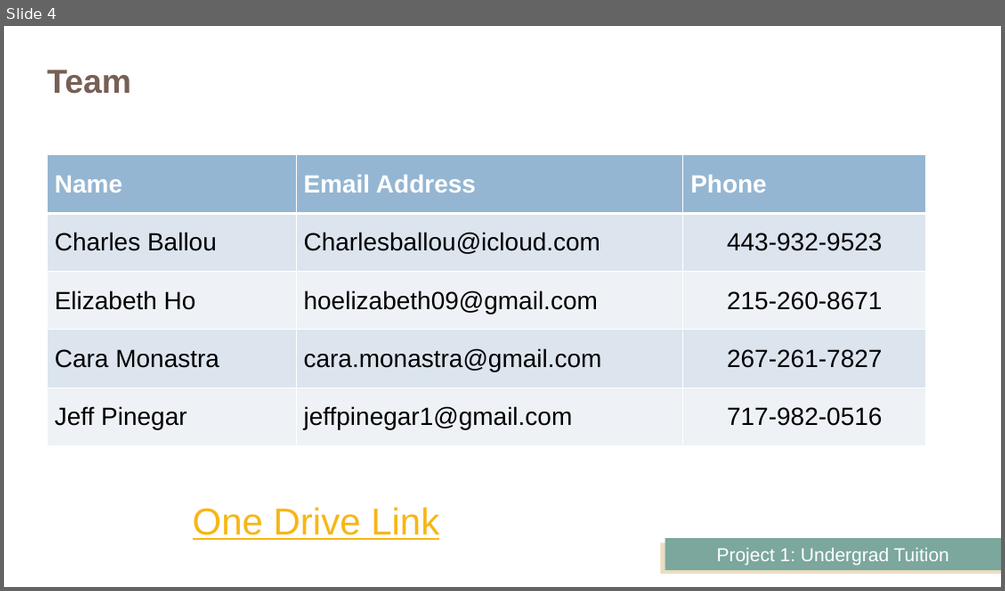
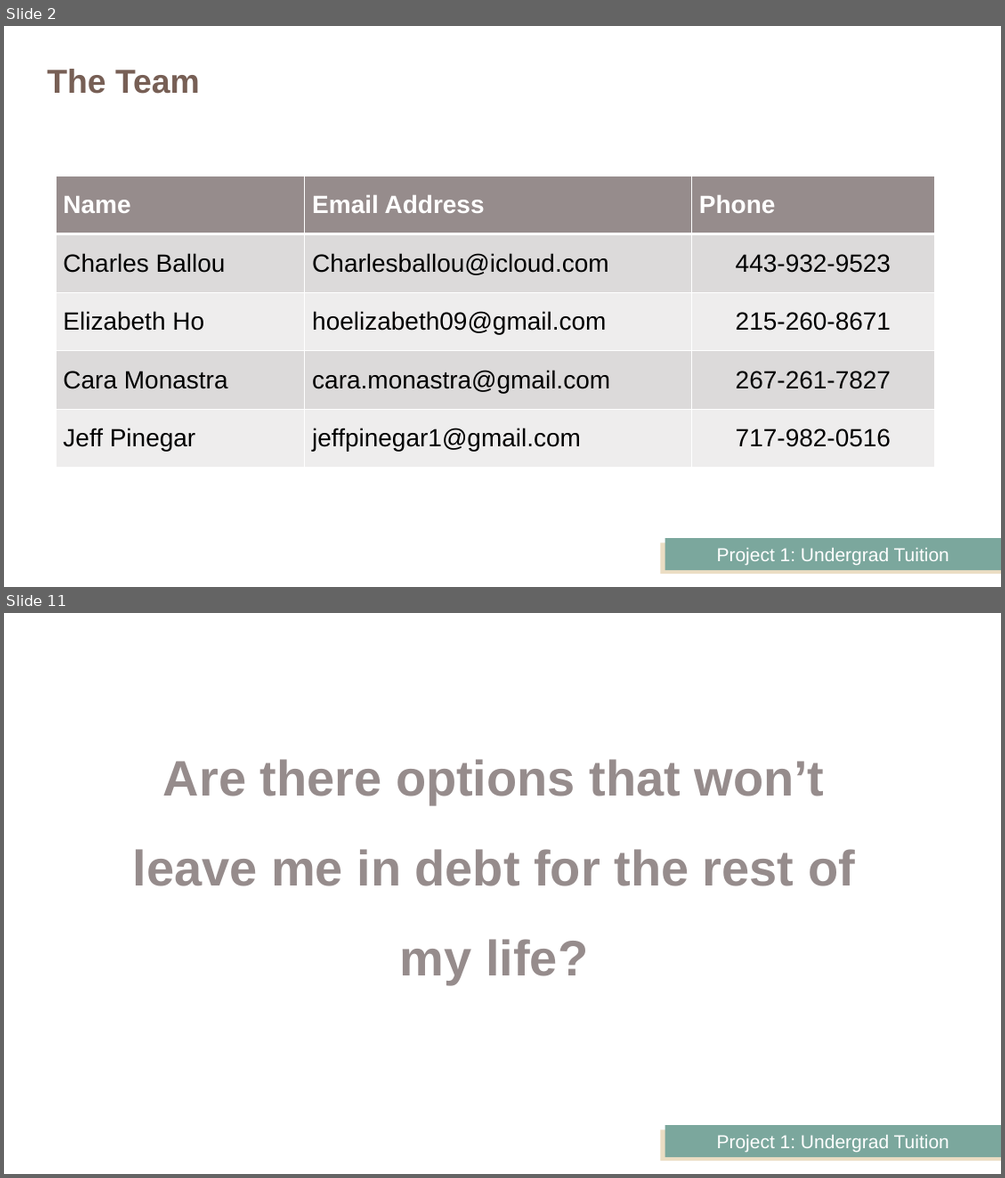
Before and after one commit to JeffPinegar/Proj1_undergraduate, a slide deck: Presentation/Getting Started.pptx. Shown one above the other, each under a label of ours: slide 4 before the commit, slides 2 and 11 after it; the slides between them are not shown. The pictures are 1005x591 and 1005x1178 pixels, drawn with LibreOffice and Linux fonts; fonts in the diff are those of the drawing. Boxes give left, top, right and bottom in pixels: in the first picture for what was removed or moved away, otherwise in the second. Text is boxed around its words. In the diff, an @@ line names an element or a change of style, - is before the commit and + after.

```diff
--- a/Presentation/Getting Started.pptx
+++ b/Presentation/Getting Started.pptx
@@ slide 11 added at (4, 613, 1001, 1174), background #FFFFFF; not listed: 2 template elements that a slide beside it also shows @@
@@ text added at (133, 759, 855, 983), 48 pt, text #968C8C, bold @@
+Are there options that won’t leave me in debt for the rest of my life?
@@ what was slide 4 is now slide 2 @@
@@ slide 2 changed as well @@
@@ title at (47, 69, 200, 94): text changed @@
-Team
+The Team
@@ table at (56, 176, 935, 467) @@
@@ fill #94B6D2 to #968C8C in row 1 @@
@@ fill #DCE5EE to #DDDADA in 6 cells @@
@@ fill #EEF3F7 to #EFEEEE in 6 cells @@
@@ table: place and size @@
-table at (48, 155, 927, 446)
+table at (56, 176, 935, 467)
@@ text removed at (193, 507, 439, 540) @@
-One Drive Link
```
Also in this commit, not shown: 1 other slide changed, 25 other slides added, 10 slides removed, 7 other files.
